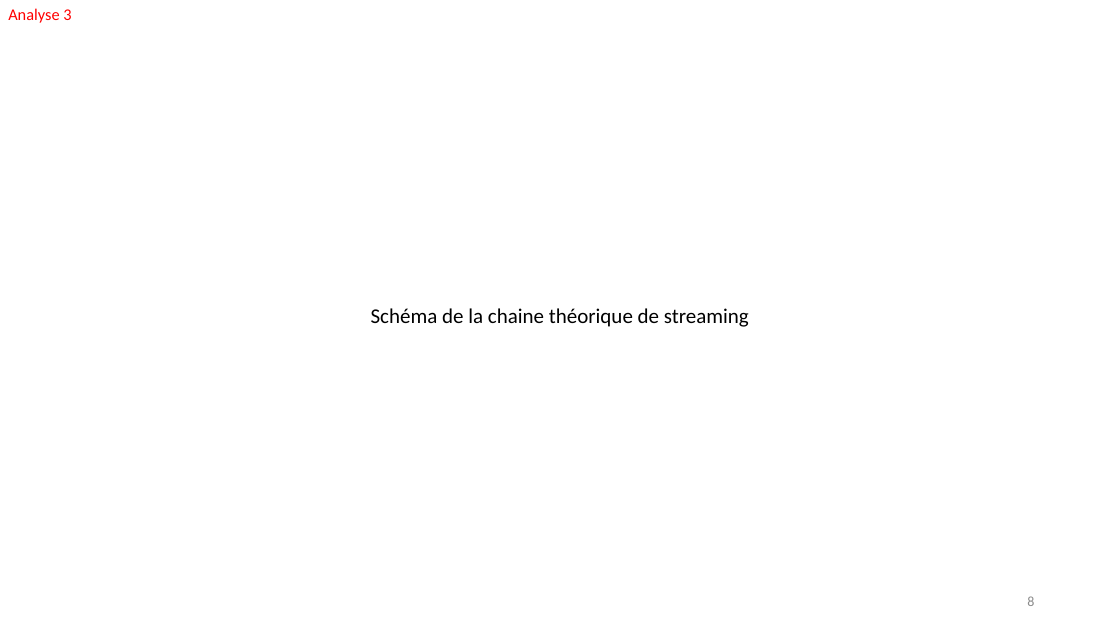
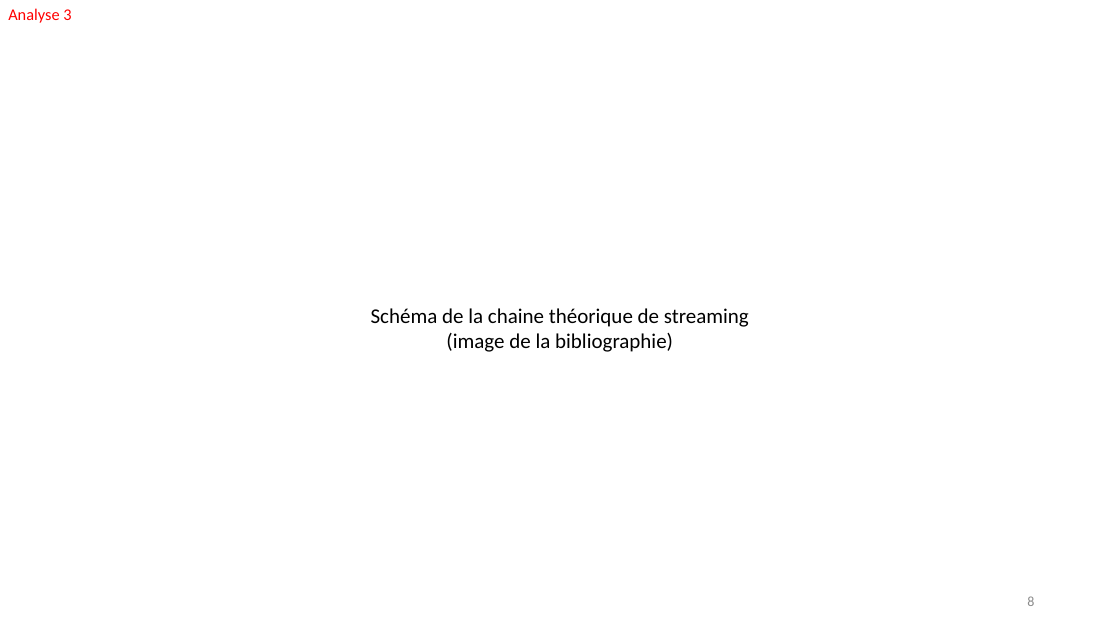
Before and after one commit to FabienMnsn/PRES2, a slide deck: slide 8 of Slides/PRES2019-Projet14-OlivierFourmaux-ROIStreamingImapct-soutenance.pptx. Drawn at 1120x630 pixels with LibreOffice and Linux fonts; fonts in the diff are those of the drawing. Boxes give left, top, right and bottom in pixels: in the first picture for what was removed or moved away, otherwise in the second. Text is boxed around its words. In the diff, an @@ line names an element or a change of style, - is before the commit and + after.

```diff
--- a/Slides/PRES2019-Projet14-OlivierFourmaux-ROIStreamingImapct-soutenance.pptx
+++ b/Slides/PRES2019-Projet14-OlivierFourmaux-ROIStreamingImapct-soutenance.pptx
@@ text at (x1=446, y1=333, x2=673, y2=352): paragraph added @@
+(image de la bibliographie)
```
Also in this commit, not shown: 5 other slides changed, 2 slides added, 13 other files.
